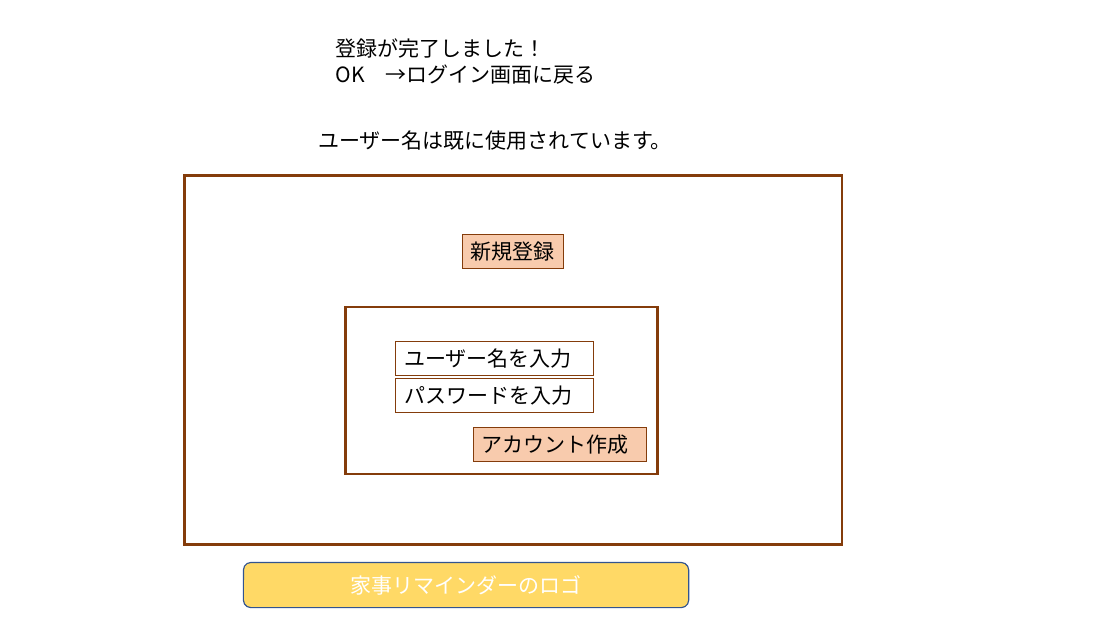
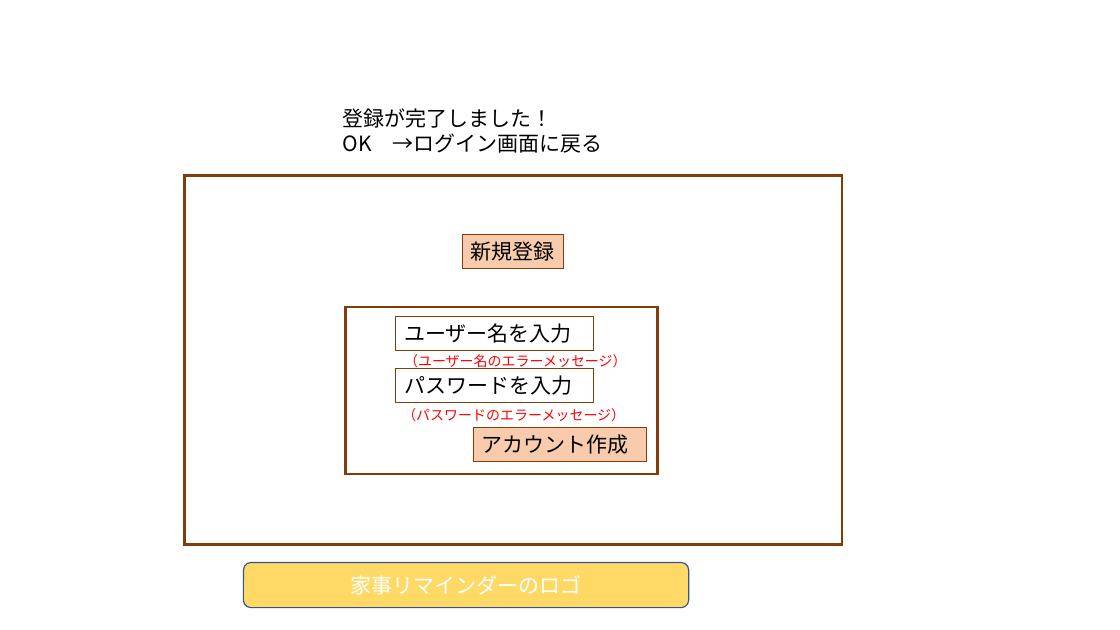
Before and after one commit to dojo2023/A-5, a slide deck: slide 4 of doc/外部設計_プレゼン.pptx. Drawn at 1120x630 pixels with LibreOffice and Linux fonts; fonts in the diff are those of the drawing. Boxes give left, top, right and bottom in pixels: in the first picture for what was removed or moved away, otherwise in the second. Text is boxed around its words. In the diff, an @@ line names an element or a change of style, - is before the commit and + after.

```diff
--- a/doc/外部設計_プレゼン.pptx
+++ b/doc/外部設計_プレゼン.pptx
@@ text "登録が完了しました！": place and size @@
-text "登録が完了しました！" at box(336, 38, 596, 84)
+text "登録が完了しました！" at box(343, 108, 603, 153)
@@ text removed at box(318, 130, 672, 150) @@
-ユーザー名は既に使用されています。
@@ rectangle "ユーザー名を入力": place and size @@
-rectangle "ユーザー名を入力" at box(396, 342, 593, 376)
+rectangle "ユーザー名を入力" at box(396, 317, 593, 350)
@@ text added at box(404, 354, 627, 370), 12 pt, text #FF0000 @@
+（ユーザー名のエラーメッセージ）
@@ rectangle "パスワードを入力": place and size @@
-rectangle "パスワードを入力" at box(396, 379, 593, 413)
+rectangle "パスワードを入力" at box(396, 368, 593, 402)
@@ text added at box(402, 408, 625, 421), 12 pt, text #FF0000 @@
+（パスワードのエラーメッセージ）
```
Also in this commit, not shown: 6 other slides changed, 6 slides added.
